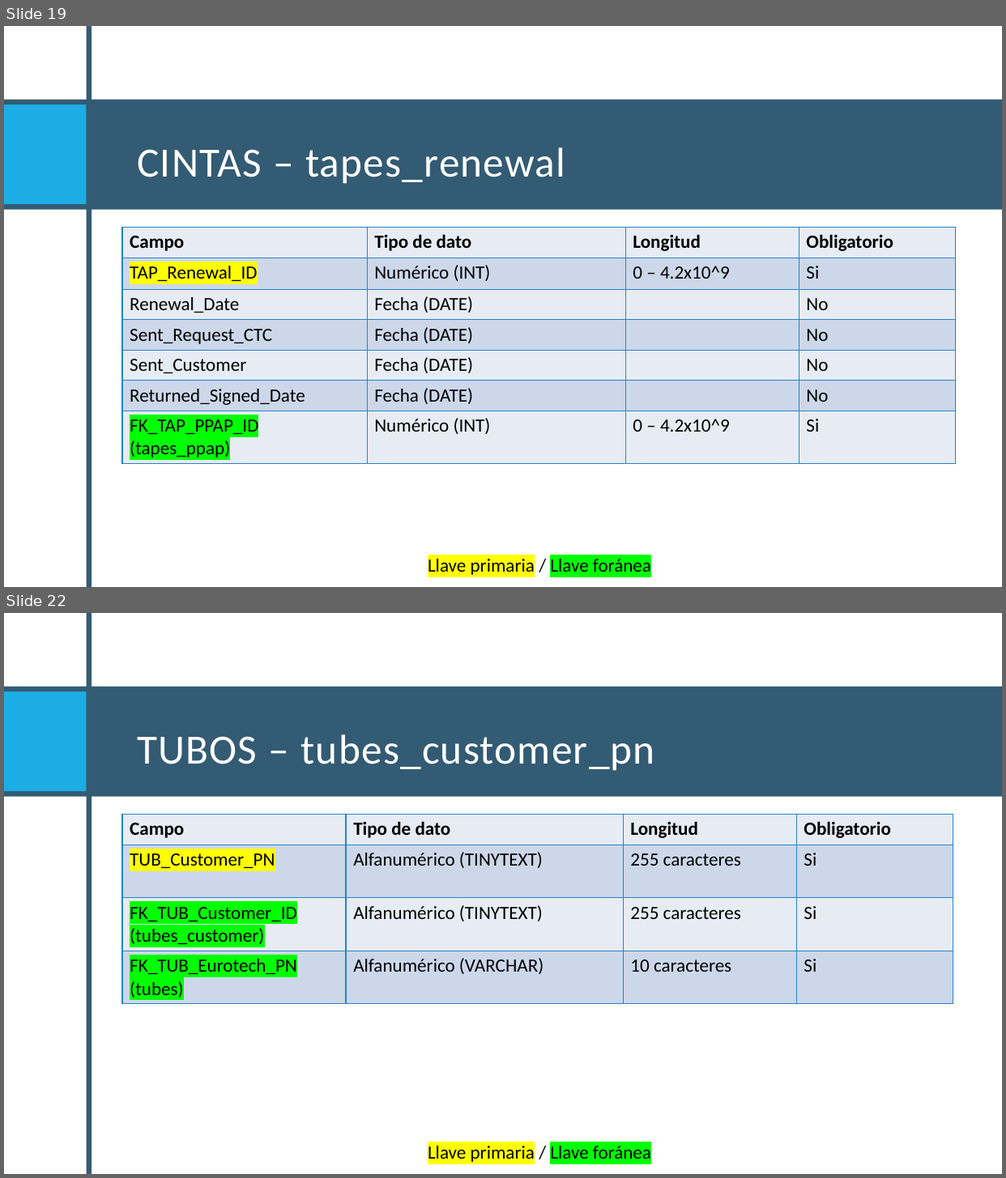
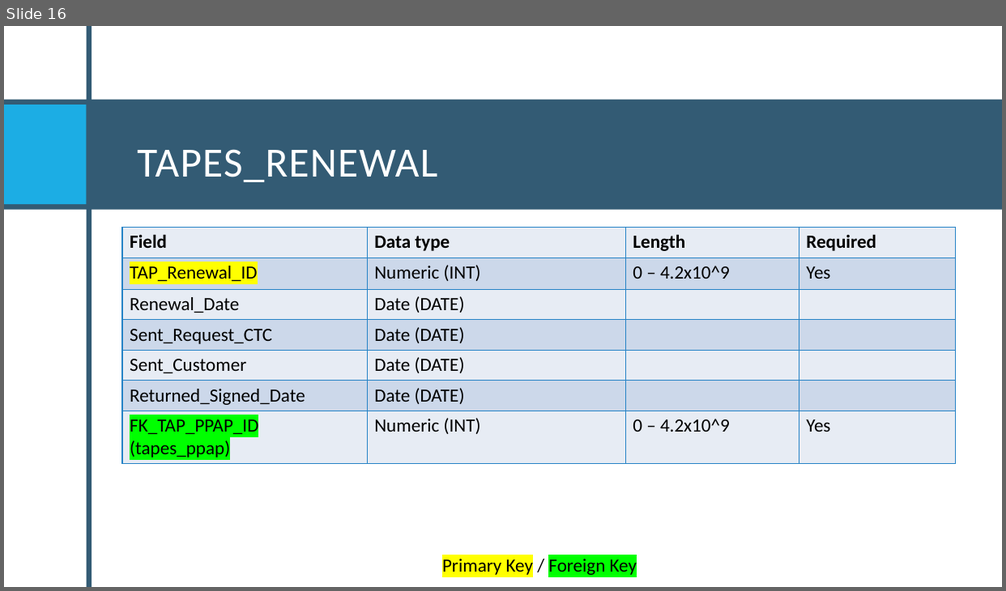
Before and after one commit to Santiago-004/proyecto, a slide deck: Proyecto Final.pptx. Shown one above the other, each under a label of ours: slides 19 and 22 before the commit, slide 16 after it; the slides between them are not shown. The pictures are 1006x1178 and 1006x591 pixels, drawn with LibreOffice and Linux fonts; fonts in the diff are those of the drawing. Boxes give left, top, right and bottom in pixels: in the first picture for what was removed or moved away, otherwise in the second. Text is boxed around its words. In the diff, an @@ line names an element or a change of style, - is before the commit and + after.

```diff
--- a/Proyecto Final.pptx
+++ b/Proyecto Final.pptx
@@ slide 22 removed at (4,613,1002,1174), background #FFFFFF; not listed: 4 template elements that a slide beside it also shows @@
@@ title removed at (137,735,655,771) @@
-TUBOS – tubes_customer_pn
@@ table removed at (122,815,953,1004), 4 rows, 4 columns @@
-Campo | Tipo de dato | Longitud | Obligatorio
-TUB_Customer_PN | Alfanumérico (TINYTEXT) | 255 caracteres | Si
-FK_TUB_Customer_ID / (tubes_customer) | Alfanumérico (TINYTEXT) | 255 caracteres | Si
-FK_TUB_Eurotech_PN / (tubes) | Alfanumérico (VARCHAR) | 10 caracteres | Si
@@ text removed at (428,1146,651,1162) @@
-Llave primaria / Llave foránea
@@ what was slide 19 is now slide 16 @@
@@ slide 16 changed as well @@
@@ title at (137,149,437,182): text changed @@
-CINTAS – tapes_renewal
+TAPES_RENEWAL
@@ table at (122,228,956,462) @@
-row 1: Campo | Tipo de dato | Longitud | Obligatorio
+row 1: Field | Data type | Length | Required
-row 2, column 2: Numérico (INT)
+row 2, column 2: Numeric (INT)
-row 2, column 4: Si
+row 2, column 4: Yes
-row 3, column 2: Fecha (DATE)
+row 3, column 2: Date (DATE)
-row 3, column 4: No
+row 3, column 4: 
-row 4, column 2: Fecha (DATE)
+row 4, column 2: Date (DATE)
-row 4, column 4: No
+row 4, column 4: 
-row 5, column 2: Fecha (DATE)
+row 5, column 2: Date (DATE)
-row 5, column 4: No
+row 5, column 4: 
-row 6, column 2: Fecha (DATE)
+row 6, column 2: Date (DATE)
-row 6, column 4: No
+row 6, column 4: 
-row 7, column 2: Numérico (INT)
+row 7, column 2: Numeric (INT)
-row 7, column 4: Si
+row 7, column 4: Yes
@@ text at (442,559,637,575): text changed @@
-Llave primaria / Llave foránea
+Primary Key / Foreign Key
```
Also in this commit, not shown: 17 other slides changed, 13 slides added, 21 other slides removed.
